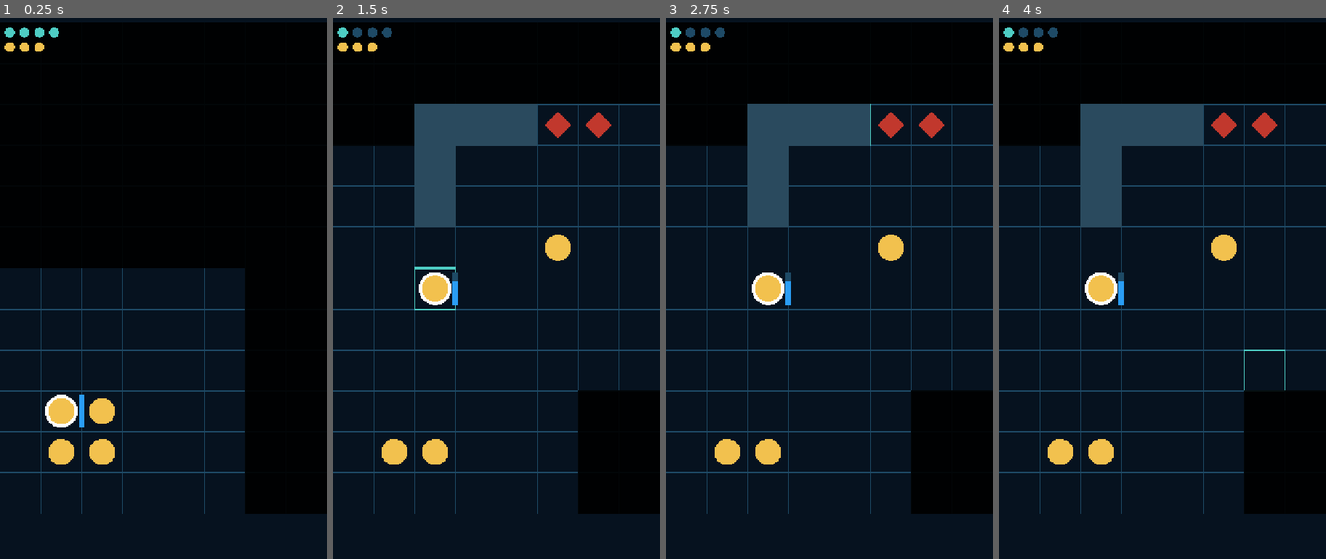
Above: before the commit, frames 1-4 (left to right).
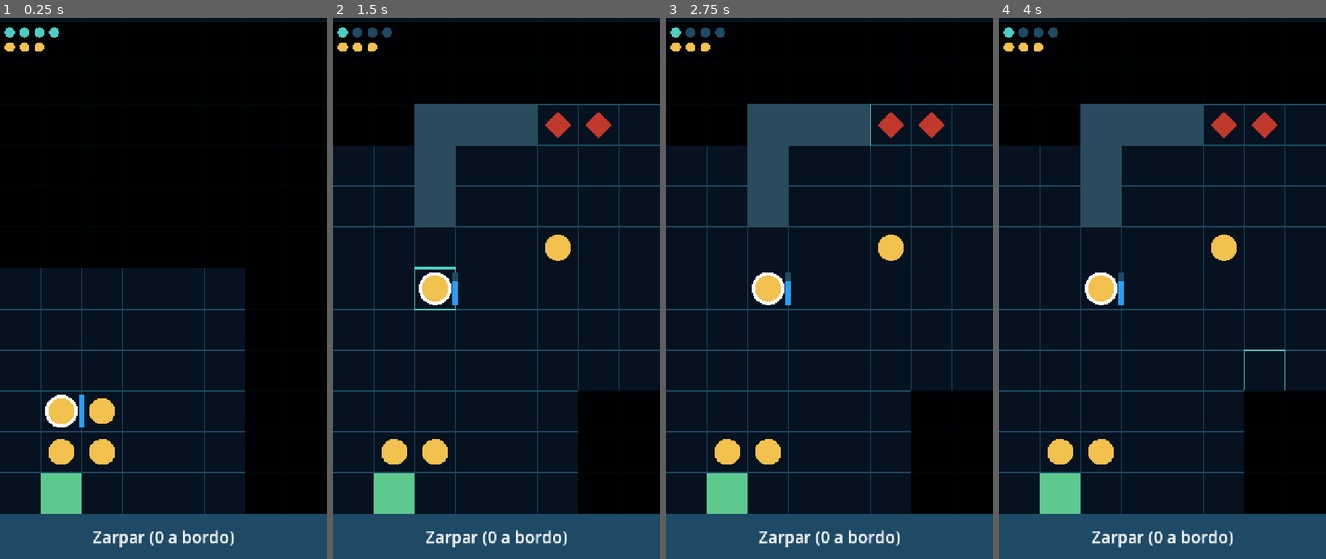
Above: after the commit, the same moments.

Repository: Vivelnow/abisal
Game: Godot game, scene res://abismo.tscn
Two runs of this game, one before a commit and one after it. Both use one fixed random seed, a clock stepped at 60 frames per second and the inputs below.
Inputs (mouse positions are in pixels of both pictures, inside the frame that each line leads up to):
- Up to frame 1 (0.25 s): no input
- Up to frame 2 (1.5 s): tap Enter at 0.5 s; move the mouse to (568, 239) at 0.52 s; click (568, 239) at 0.67 s; tap Space at 1.25 s; move the mouse to (431, 299) at 1.27 s; click (431, 299) at 1.42 s
- Up to frame 3 (2.75 s): tap Enter at 2 s; move the mouse to (862, 142) at 2.02 s; click (862, 142) at 2.17 s
- Up to frame 4 (4 s): tap Space at 2.75 s; move the mouse to (1146, 385) at 2.77 s; click (1146, 385) at 2.92 s; tap Enter at 3.5 s; move the mouse to (1260, 353) at 3.52 s; click (1260, 353) at 3.67 s

The runs differ from the first frame. In frame 1, 9.3% of the frame differs, in the area x 0-100%, y 84-100%; in frame 2, 9.3%; in frame 3, 9.3%; in frame 4, 9.3%.

Commit message:
Salida del mapa: celda, botón Zarpar, retirada voluntaria

Diff:
--- a/abismo.gd
+++ b/abismo.gd
@@ -27,6 +27,13 @@
 const COLOR_OXIGENO_LLENO := Color("2a9df4")
 const COLOR_OXIGENO_BAJO  := Color("e63946")
 
+# --- LA SALIDA (submarino) ---
+const CELDA_SALIDA := Vector2i(1, 11)
+const COLOR_SALIDA := Color("5ec98f")
+const COLOR_SALIDA_GRIS := Color("2f5a45")
+const COLOR_BOTON := Color("1e4a66")
+const COLOR_BOTON_ACT := Color("2a9df4")
+
 const PAREDES := [
 	Vector2i(2, 2), Vector2i(3, 2), Vector2i(4, 2),
 	Vector2i(2, 3),
@@ -65,8 +72,29 @@
 var celda_tocada := Vector2i(-1, -1)
 var lado := 0.0
 var origen := Vector2.ZERO
+var boton_zarpar_rect := Rect2()
+
+# F2.4 — Carga la vida y quién sigue vivo desde la "mochila" (Autoload
+# DatosPartida), en vez de empezar siempre con los 4 buzos sanos.
+#
+# El .duplicate() es obligatorio: en GDScript los Array se pasan por
+# REFERENCIA. Sin duplicate(), vidas_buzos y DatosPartida.vidas_guardadas
+# serían el mismo array en memoria, y cualquier golpe durante la misión
+# mutaría directamente los datos guardados antes de que la misión termine.
+#
+# Si el buzo activo (índice 0 por defecto) llegó muerto de la misión
+# anterior, se pasa el turno inicial al primer buzo vivo que haya.
+func _cargar_equipo_desde_mochila() -> void:
+	vidas_buzos = DatosPartida.vidas_guardadas.duplicate()
+	buzos_vivos = DatosPartida.buzos_vivos_guardados.duplicate()
+	buzo_activo = 0
+	if not buzos_vivos[buzo_activo]:
+		var vivo := _siguiente_buzo_vivo()
+		if vivo >= 0:
+			buzo_activo = vivo
 
 func _ready() -> void:
+	_cargar_equipo_desde_mochila()
 	for i in 4:
 		_actualizar_memoria(i)
 
@@ -77,11 +105,12 @@
 		Vector2i(1, 10),
 		Vector2i(2, 10),
 	]
-	vidas_buzos = [VIDA_MAX_BUZO, VIDA_MAX_BUZO, VIDA_MAX_BUZO, VIDA_MAX_BUZO]
+	# Recarga el mismo equipo con el que se empezó esta misión (no vida
+	# completa a pelo): reintentar tiene que ser fiel al estado real,
+	# si no, perder y reiniciar se convertiría en curarse gratis.
+	_cargar_equipo_desde_mochila()
 	puntos_buzos = [PUNTOS_ACCION_MAX, PUNTOS_ACCION_MAX, PUNTOS_ACCION_MAX, PUNTOS_ACCION_MAX]
 	oxigenos_buzos = [OXIGENO_MAX, OXIGENO_MAX, OXIGENO_MAX, OXIGENO_MAX]
-	buzos_vivos = [true, true, true, true]
-	buzo_activo = 0
 	celdas_vistas = [{}, {}, {}, {}]
 	celdas_enemigos = [
 		Vector2i(5, 1),
@@ -103,6 +132,28 @@
 		(pantalla.x - lado * COLUMNAS) / 2.0,
 		(pantalla.y - lado * FILAS) / 2.0
 	)
+	boton_zarpar_rect = Rect2(
+		0,
+		pantalla.y - lado * 1.1,
+		pantalla.x,
+		lado * 1.1
+	)
+
+# Cuenta cuántos buzos vivos están ahora mismo sobre la celda de salida.
+func _buzos_a_bordo() -> int:
+	var cuenta := 0
+	for i in 4:
+		if buzos_vivos[i] and celdas_buzos[i] == CELDA_SALIDA:
+			cuenta += 1
+	return cuenta
+
+# Zarpar: quien esté sobre la salida se salva, quien no, se abandona
+# (buzos_vivos = false, permanente, igual que morir en combate).
+func _zarpar() -> void:
+	for i in 4:
+		if buzos_vivos[i] and celdas_buzos[i] != CELDA_SALIDA:
+			buzos_vivos[i] = false
+	estado = "retirada"
 
 func _posicion_a_celda(pos: Vector2) -> Vector2i:
 	return Vector2i(
@@ -290,9 +341,9 @@
 	if not hay_toque:
 		return
 
-	# Si la partida terminó: victoria manda a la base, derrota reinicia la misión
+	# Si la partida terminó: victoria/retirada mandan a la base, derrota reinicia
 	if estado != "jugando":
-		if estado == "victoria":
+		if estado == "victoria" or estado == "retirada":
 			# Guardamos en la mochila los datos de la misión que acaba de
 			# terminar, antes de cambiar a la escena de base. Piezas a 0:
 			# todavía no existe un sistema que las cuente (decisión 24/07).
@@ -304,6 +355,14 @@
 		return
 
 	_calcular_geometria()
+
+	# ¿Tocó el botón de Zarpar? Solo hace algo si hay al menos 1 a bordo.
+	if boton_zarpar_rect.has_point(pos):
+		if _buzos_a_bordo() > 0:
+			_zarpar()
+			queue_redraw()
+		return
+
 	var celda := _posicion_a_celda(pos)
 	if not _celda_valida(celda):
 		return
@@ -311,14 +370,19 @@
 	celda_tocada = celda
 	var idx_tocado := _celda_ocupada_por_buzo(celda)
 
-	if idx_tocado >= 0:
-		if idx_tocado == buzo_activo:
-			_turno_enemigo()
-			for i in 4:
-				_actualizar_memoria(i)
-		else:
-			buzo_activo = idx_tocado
+	if idx_tocado == buzo_activo:
+		# Tocar tu propio buzo activo: fin de turno manual. Vale también
+		# estando en la salida.
+		_turno_enemigo()
+		for i in 4:
+			_actualizar_memoria(i)
+	elif idx_tocado >= 0 and celda != CELDA_SALIDA:
+		# Tocar a otro buzo fuera de la salida: lo seleccionas.
+		buzo_activo = idx_tocado
 	else:
+		# Celda vacía, o la salida con otro buzo ya dentro: intenta
+		# moverte o atacar. Esto es lo que permite que varios buzos se
+		# junten en la salida antes de zarpar.
 		var idx_enemigo := _celda_ocupada_por_enemigo(celda)
 		if idx_enemigo >= 0:
 			var distancia := _distancia_celdas(celdas_buzos[buzo_activo], celda)
@@ -400,9 +464,13 @@
 			if _esta_iluminada(celda):
 				if _es_pared(celda):
 					draw_rect(Rect2(esquina_n, Vector2(lado, lado)), COLOR_PARED)
+				elif celda == CELDA_SALIDA:
+					draw_rect(Rect2(esquina_n, Vector2(lado, lado)), COLOR_SALIDA)
 			elif _celda_en_memoria(celda):
 				if _es_pared(celda):
 					draw_rect(Rect2(esquina_n, Vector2(lado, lado)), COLOR_PARED_GRIS)
+				elif celda == CELDA_SALIDA:
+					draw_rect(Rect2(esquina_n, Vector2(lado, lado)), COLOR_SALIDA_GRIS)
 				else:
 					draw_rect(Rect2(esquina_n, Vector2(lado, lado)), COLOR_GRIS)
 			else:
@@ -432,12 +500,33 @@
 		color_o2
 	)
 
-	# Pantalla de fin: victoria o derrota
+	# Botón Zarpar — solo mientras se está jugando
+	if estado == "jugando":
+		var a_bordo := _buzos_a_bordo()
+		var puede_zarpar := a_bordo > 0
+		draw_rect(boton_zarpar_rect, COLOR_BOTON_ACT if puede_zarpar else COLOR_BOTON)
+		draw_string(
+			ThemeDB.fallback_font,
+			Vector2(boton_zarpar_rect.position.x, boton_zarpar_rect.position.y + boton_zarpar_rect.size.y * 0.65),
+			"Zarpar (%d a bordo)" % a_bordo,
+			HORIZONTAL_ALIGNMENT_CENTER,
+			boton_zarpar_rect.size.x,
+			int(lado * 0.4),
+			COLOR_TEXTO
+		)
+
+	# Pantalla de fin: victoria, retirada o derrota
 	if estado != "jugando":
 		var pantalla := get_viewport_rect().size
 		draw_rect(Rect2(Vector2.ZERO, pantalla), Color(0, 0, 0, 0.75))
-		var texto := "VICTORIA" if estado == "victoria" else "DERROTA"
-		var color_texto := Color("4ecdc4") if estado == "victoria" else Color("c1382d")
+		var texto := "VICTORIA"
+		var color_texto := Color("4ecdc4")
+		if estado == "derrota":
+			texto = "DERROTA"
+			color_texto = Color("c1382d")
+		elif estado == "retirada":
+			texto = "RETIRADA"
+			color_texto = Color("f2c14e")
 		var tam := lado * 1.2
 		var pos_texto := Vector2(0, pantalla.y / 2.0)
 		draw_string(
@@ -449,7 +538,7 @@
 			int(tam),
 			color_texto
 		)
-		var texto_accion := "Toca para ir a la base" if estado == "victoria" else "Toca para reiniciar"
+		var texto_accion := "Toca para reiniciar" if estado == "derrota" else "Toca para ir a la base"
 		draw_string(
 			ThemeDB.fallback_font,
 			pos_texto + Vector2(0, tam * 1.4),
